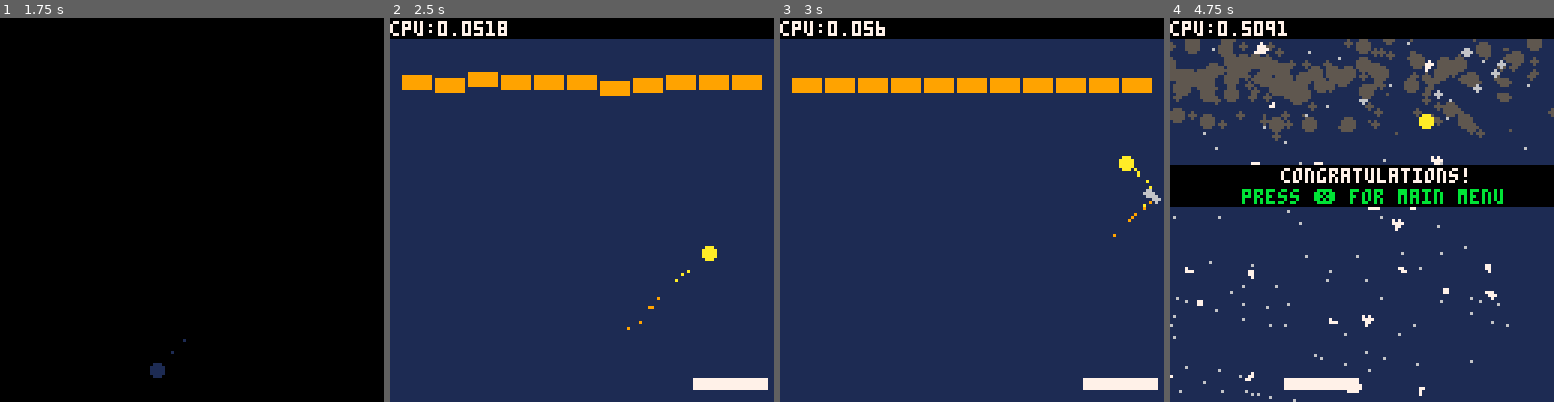
Above: before the commit, frames 1-4 (left to right).
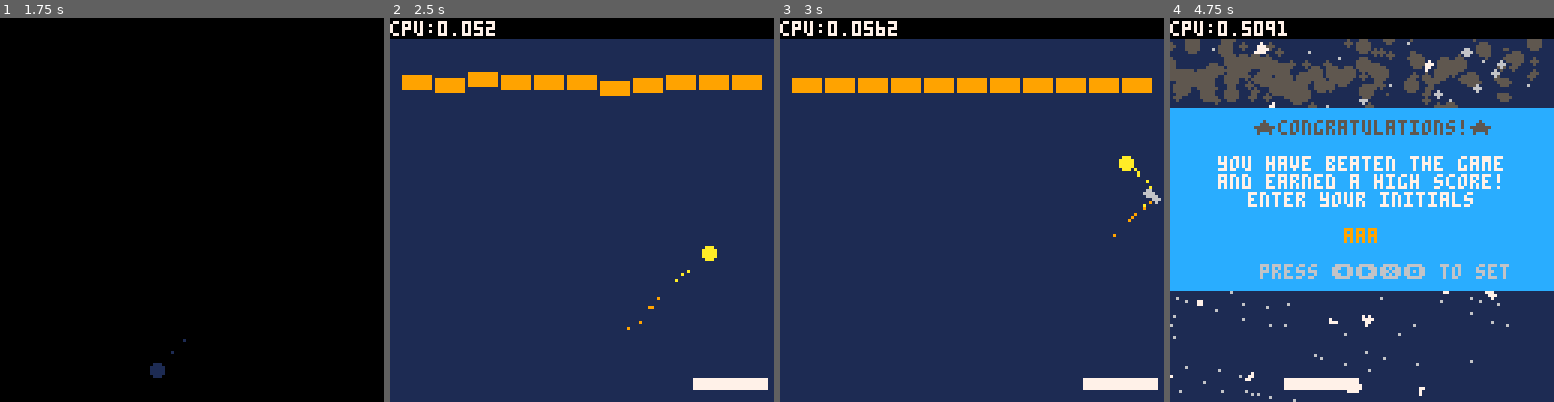
Above: after the commit, the same moments.

Repository: CaseyNord/Pico-8-Hero
Game: PICO-8 cartridge mybreakout.p8
Two runs of this game, one before a commit and one after it. Both use one fixed random seed, a clock stepped at 60 frames per second and the inputs below.
Inputs:
- Up to frame 1 (1.75 s): tap X (X key) at 0.33, 1.07 s; hold Right from 1.6 s (still down)
- Up to frame 2 (2.5 s): tap X (X key) at 1.85 s; release Right at 2.1 s; hold Right from 2.47 s (still down)
- Up to frame 3 (3 s): keep holding Right; tap X (X key) at 2.97 s
- Up to frame 4 (4.75 s): release Right at 3.03 s; hold Left 3.08-3.58 s; hold Right 4.02-4.68 s; tap X (X key) at 4.08 s

Frame 1 is identical in both runs. In frame 2, 0.1% of the frame differs, in the area x 25-31%, y 0-5%; in frame 3, less than 0.1%; in frame 4, 47%, in the area x 0-100%, y 23-72%.

Commit message:
adding end screens for winning game and inputting initials

Diff:
--- a/mybreakout.p8
+++ b/mybreakout.p8
@@ -55,6 +55,9 @@
 	blink_green=7
 	blink_green_index=1
 	blink_seq_green={3,11,7,11}
+	blink_orange=7
+	blink_orange_index=1
+	blink_seq_orange={10,9,7,9}
 	blink_white=7
 	blink_white_index=1
 	blink_seq_white={5,6,7,6}
@@ -71,6 +74,7 @@
 	high_score_chars={"a","b","c","d","e","f","g","h","i","j","k","l","m","n","o","p","q","r","s","t","u","v","w","x","y","z"}
 	high_score_x=128
 	high_score_dx=128
+	log_high_score=false
 
 	level={
 		--x = empty space
@@ -608,10 +612,33 @@
 	print("press ❎ to restart",28,57,blink_green)
 end
 
+--todo
+function cprint(_string,_y,_col)
+	local _x=(128-#_string*4)*0.5
+	print(_string,_x,_y,_col)
+end
+
 function draw_win()
-	rectfill(0,49,127,62,0)
-	print("congratulations!",37,50,7)
-	print("press ❎ for main menu",24,57,blink_green)
+	if log_high_score then
+		-- one so transition to high score input
+		local _y=30
+		rectfill(0,_y,128,_y+60,12)
+		cprint("★congratulations!★",_y+4,5)
+		cprint("you have beaten the game",_y+16,7)
+		cprint("and earned a high score!",_y+22,7)
+		cprint("enter your initials",_y+28,7)
+		cprint("aaa",_y+40,blink_orange)
+		cprint("press ⬅️➡️❎🅾️ to set",_y+52,6)
+	else
+		-- won but no high score
+		local _y=30
+		rectfill(0,_y,128,_y+48,12)
+		cprint("★congratulations!★",_y+4,5)
+		cprint("you have beaten the game",_y+16,7)
+		cprint("see if you can get",_y+22,7)
+		cprint("a higher score!",_y+28,7)
+		cprint("press ❎ for main menu",_y+40,blink_orange)
+	end
 end
 
 function draw_game()
@@ -747,6 +774,13 @@
 	gameover_countdown=60
 	blink_frame=0 --resetting this prevents a green frame from appearing
 	blink_speed=16
+
+	--check if player earned high score
+	if player.points>high_score[5] then
+		log_high_score=true
+	else
+		log_high_score=true
+	end
 end
 
 function level_finished()
@@ -1164,6 +1198,12 @@
 		end
 		blink_green=blink_seq_green[blink_green_index]
 
+		blink_orange_index+=1
+		if blink_orange_index>#blink_seq_orange then
+			blink_orange_index=1
+		end
+		blink_orange=blink_seq_orange[blink_orange_index]
+
 		blink_white_index+=1
 		if blink_white_index>#blink_seq_white then
 			blink_white_index=1
